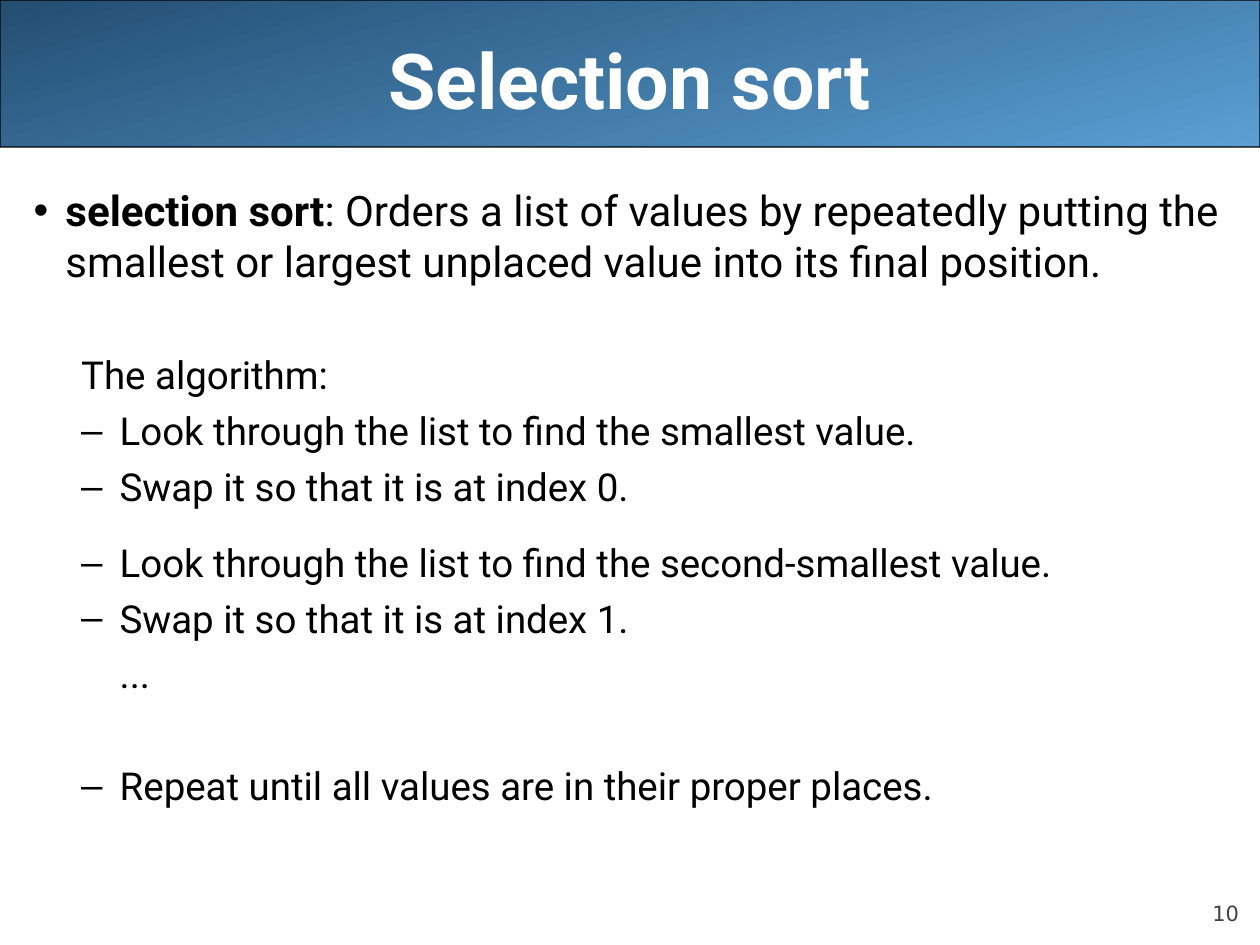
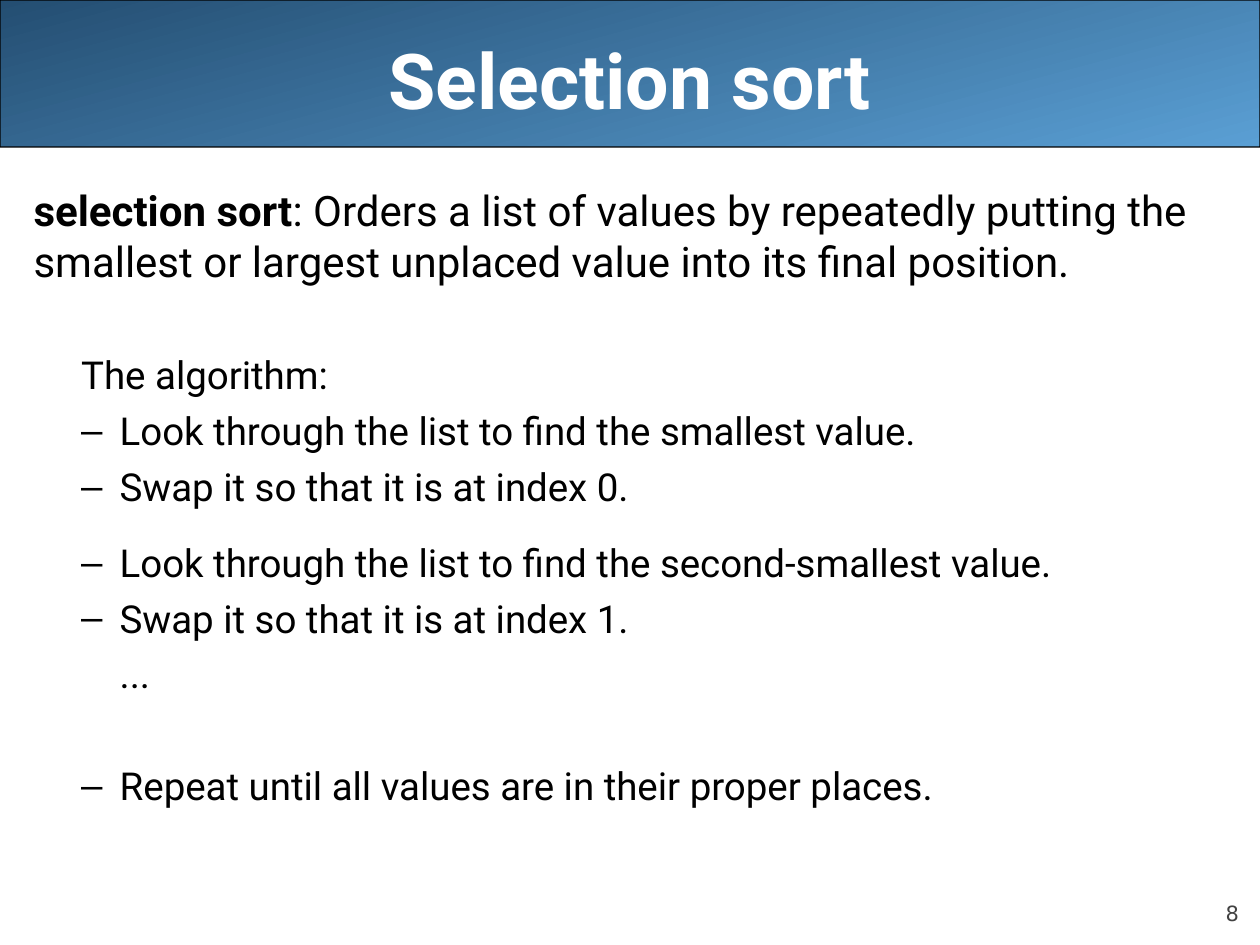
Before and after one commit to LongBaoNguyen/longbaonguyen.github.io, a slide deck: slide 8 of courses/apcsa/lecture19.ppt (slide 10 before the commit). Drawn at 1260x945 pixels with LibreOffice and Linux fonts; fonts in the diff are those of the drawing. Boxes give left, top, right and bottom in pixels: in the first picture for what was removed or moved away, otherwise in the second. Text is boxed around its words. In the diff, an @@ line names an element or a change of style, - is before the commit and + after.

```diff
--- a/courses/apcsa/lecture19.ppt
+++ b/courses/apcsa/lecture19.ppt
@@ text at bbox=[34, 194, 1186, 286]: bullet • to none @@
@@ page number at bbox=[1226, 905, 1239, 922]: text changed @@
-10
+8
```
Also in this commit, not shown: 7 other slides changed, 6 slides added, 18 slides removed, 45 other files.
